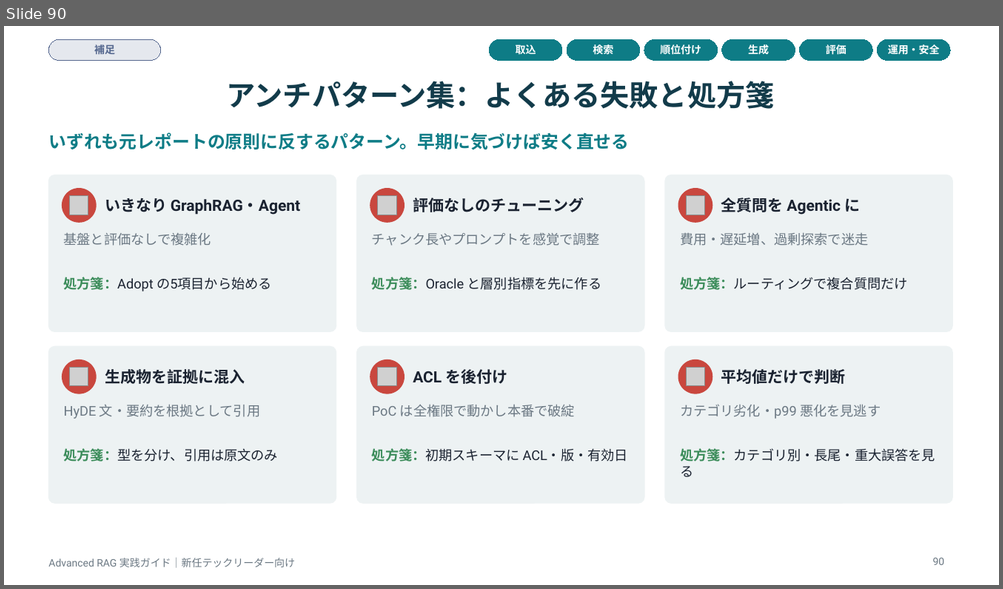
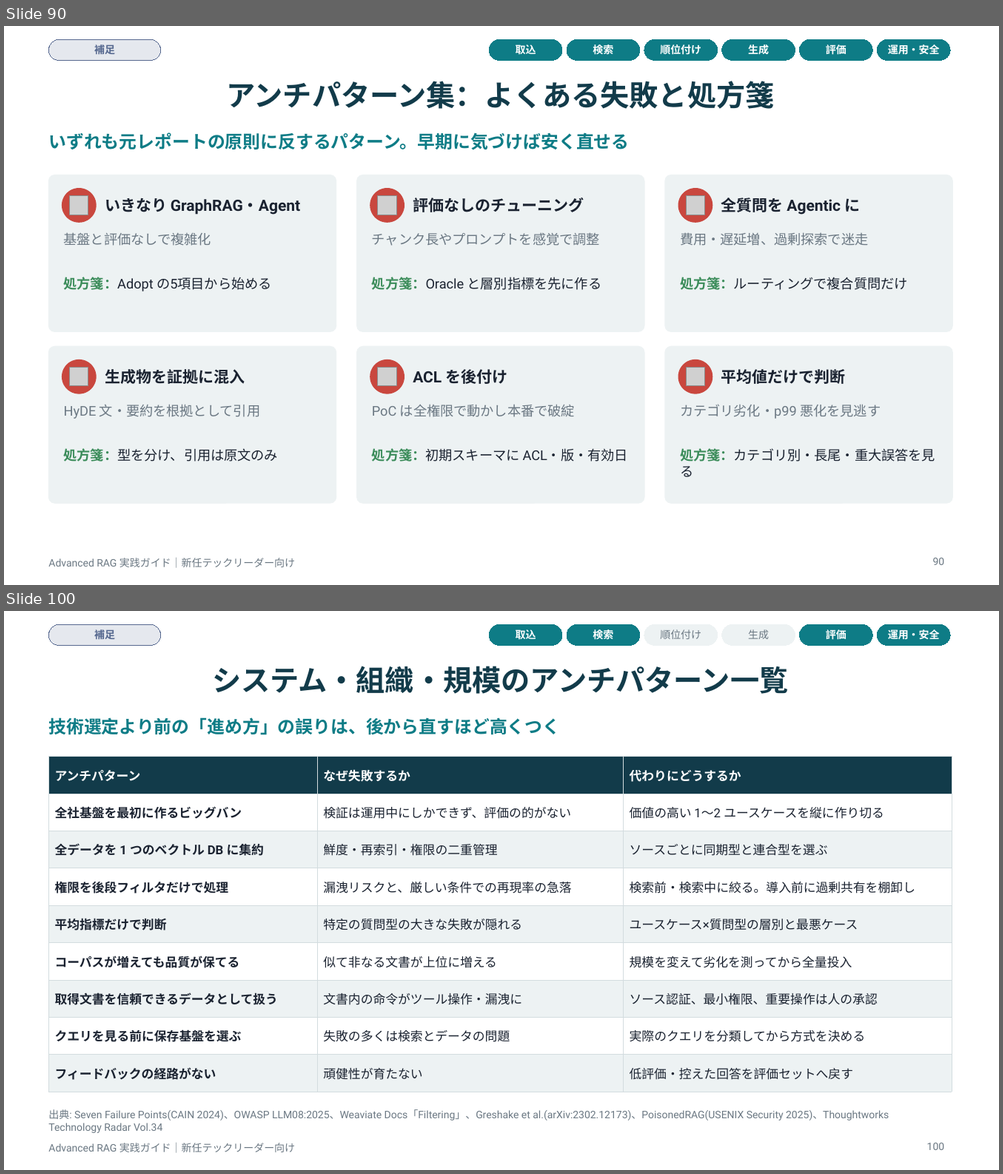
Before and after one commit to Takenori-Kusaka/advanced-rag-fmea-casestudy, a slide deck: slides/AdvancedRAG_実践ガイド.pptx. Shown one above the other, each under a label of ours: slide 90 before the commit, slides 90 and 100 after it; the slides between them are not shown. The pictures are 1003x589 and 1003x1174 pixels, drawn with LibreOffice and Linux fonts; fonts in the diff are those of the drawing; grey boxes stand for pictures. Boxes give left, top, right and bottom in pixels: in the first picture for what was removed or moved away, otherwise in the second. Text is boxed around its words. In the diff, an @@ line names an element or a change of style, - is before the commit and + after.

```diff
--- a/slides/AdvancedRAG_実践ガイド.pptx
+++ b/slides/AdvancedRAG_実践ガイド.pptx
@@ slide 100 added at [4, 611, 999, 1170], background #FFFFFF; not listed: 1 template element that a slide beside it also shows @@
@@ rounded rectangle added at [48, 624, 161, 645], fill #56688F at 15% opacity, outline #56688F 0.75 pt, 10 pt, text #56688F, bold @@
+補足
@@ rounded rectangle added at [489, 624, 562, 645], fill #0E7C86, outline #0E7C86 0.75 pt, 10 pt, text #FFFFFF, bold @@
+取込
@@ rounded rectangle added at [566, 624, 640, 645], fill #0E7C86, outline #0E7C86 0.75 pt, 10 pt, text #FFFFFF, bold @@
+検索
@@ rounded rectangle added at [644, 624, 717, 645], fill #EDF2F3, outline #EDF2F3 0.75 pt, 10 pt, text #6B7883 @@
+順位付け
@@ rounded rectangle added at [722, 624, 795, 645], fill #EDF2F3, outline #EDF2F3 0.75 pt, 10 pt, text #6B7883 @@
+生成
@@ rounded rectangle added at [800, 624, 873, 645], fill #0E7C86, outline #0E7C86 0.75 pt, 10 pt, text #FFFFFF, bold @@
+評価
@@ rounded rectangle added at [877, 624, 950, 645], fill #0E7C86, outline #0E7C86 0.75 pt, 10 pt, text #FFFFFF, bold @@
+運用・安全
@@ title added at [212, 666, 788, 694], 28 pt, text #123B4A, bold @@
+システム・組織・規模のアンチパターン一覧
@@ text added at [48, 718, 560, 735], 17 pt, text #0E7C86, bold @@
+技術選定より前の「進め方」の誤りは、後から直すほど高くつく
@@ table added at [48, 757, 951, 1083], 9 rows, 3 columns @@
+アンチパターン | なぜ失敗するか | 代わりにどうするか
+全社基盤を最初に作るビッグバン | 検証は運用中にしかできず、評価の的がない | 価値の高い 1〜2 ユースケースを縦に作り切る
+全データを 1 つのベクトル DB に集約 | 鮮度・再索引・権限の二重管理 | ソースごとに同期型と連合型を選ぶ
+権限を後段フィルタだけで処理 | 漏洩リスクと、厳しい条件での再現率の急落 | 検索前・検索中に絞る。導入前に過剰共有を棚卸し
+平均指標だけで判断 | 特定の質問型の大きな失敗が隠れる | ユースケース×質問型の層別と最悪ケース
+コーパスが増えても品質が保てる | 似て非なる文書が上位に増える | 規模を変えて劣化を測ってから全量投入
+取得文書を信頼できるデータとして扱う | 文書内の命令がツール操作・漏洩に | ソース認証、最小権限、重要操作は人の承認
+クエリを見る前に保存基盤を選ぶ | 失敗の多くは検索とデータの問題 | 実際のクエリを分類してから方式を決める
+フィードバックの経路がない | 頑健性が育たない | 低評価・控えた回答を評価セットへ戻す
@@ text added at [48, 1110, 888, 1133], 10 pt, text #6B7883 @@
+出典: Seven Failure Points(CAIN 2024)、OWASP LLM08:2025、Weaviate Docs「Filtering」、Greshake et al.(arXiv:2302.12173)、PoisonedRAG(USENIX Security 2025)、Thoughtworks Technology Radar Vol.34
@@ page number added at [927, 1143, 945, 1150], 10 pt, text #6B7883 @@
+100
```
Also in this commit, not shown: 21 other slides added, 33 other files.
